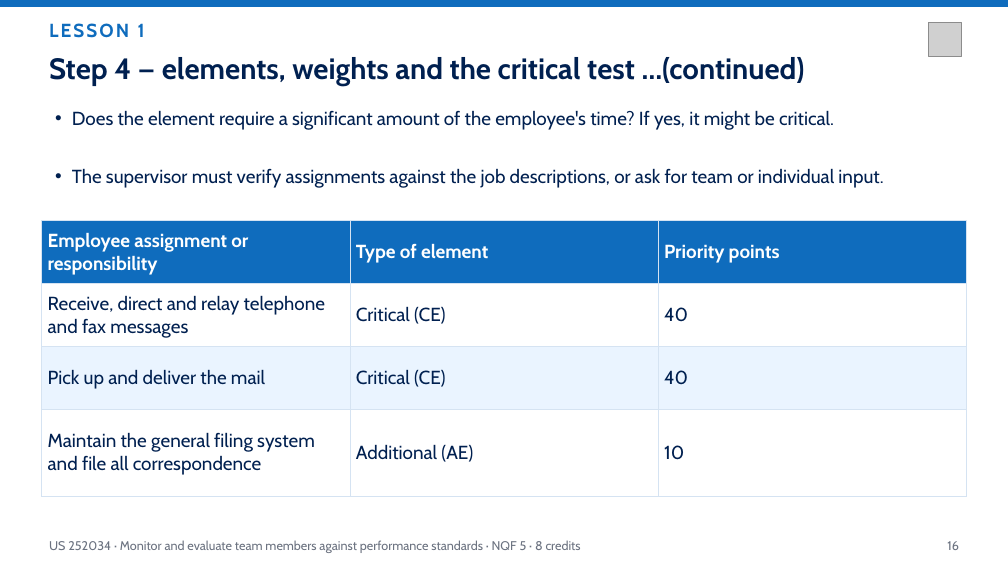
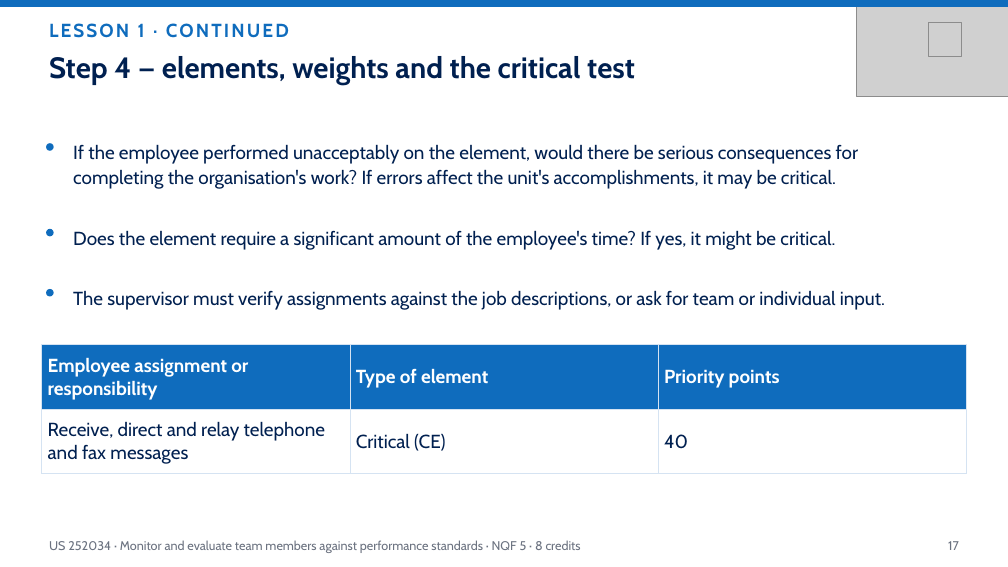
Before and after one commit to andrekyle/ITsystemsupport, a slide deck: slide 17 of public/downloads/US-252034-Monitor-Evaluate-Performance.pptx (slide 16 before the commit). Drawn at 1008x567 pixels with LibreOffice and Linux fonts; fonts in the diff are those of the drawing; grey boxes stand for pictures. Boxes give left, top, right and bottom in pixels: in the first picture for what was removed or moved away, otherwise in the second. Text is boxed around its words. In the diff, an @@ line names an element or a change of style, - is before the commit and + after.

Commit message:
Decks: measured title/card heights (no overlap or clipping), CONTINUED moved to eyebrow, icon-card bullets and corner watermarks

```diff
--- a/public/downloads/US-252034-Monitor-Evaluate-Performance.pptx
+++ b/public/downloads/US-252034-Monitor-Evaluate-Performance.pptx
@@ text at bbox=[49, 23, 289, 38]: text changed @@
-LESSON 1
+LESSON 1 · CONTINUED
@@ picture added at bbox=[857, 0, 1008, 96] @@
@@ text "Step 4 — elements, weights ..." at bbox=[49, 56, 635, 85]: vertical alignment middle to top @@
@@ text at bbox=[49, 56, 635, 85]: text changed @@
-Step 4 — elements, weights and the critical test …(continued)
+Step 4 — elements, weights and the critical test
@@ ellipse added at bbox=[46, 143, 54, 150], fill #0F6CBD @@
@@ text added at bbox=[73, 144, 859, 189], 18 pt, text #002050 @@
+If the employee performed unacceptably on the element, would there be serious consequences for completing the organisation's work? If errors affect the unit's accomplishments, it may be critical.
@@ ellipse added at bbox=[46, 229, 54, 237], fill #0F6CBD @@
@@ text "Does the element require a ...": place and size @@
-text "Does the element require a ..." at bbox=[72, 110, 834, 130]
+text "Does the element require a ..." at bbox=[73, 230, 835, 250]
@@ text "Does the element require a ..." at bbox=[73, 230, 835, 250]: bullet • to none @@
@@ ellipse added at bbox=[46, 289, 54, 296], fill #0F6CBD @@
@@ text "The supervisor must verify assignments ..." at bbox=[73, 290, 885, 310]: bullet • to none @@
@@ text "The supervisor must verify assignments ...": place and size @@
-text "The supervisor must verify assignments ..." at bbox=[72, 168, 883, 188]
+text "The supervisor must verify assignments ..." at bbox=[73, 290, 885, 310]
@@ table at bbox=[42, 345, 967, 468] @@
-row 3: Pick up and deliver the mail | Critical (CE) | 40
-row 4: Maintain the general filing system and file all correspondence | Additional (AE) | 10
@@ table: place and size @@
-table at bbox=[42, 221, 967, 479]
+table at bbox=[42, 345, 967, 468]
@@ text at bbox=[948, 541, 959, 550]: text changed @@
-16
+17
```
Also in this commit, not shown: 46 other slides changed, 4 slides added, 3 other files.
